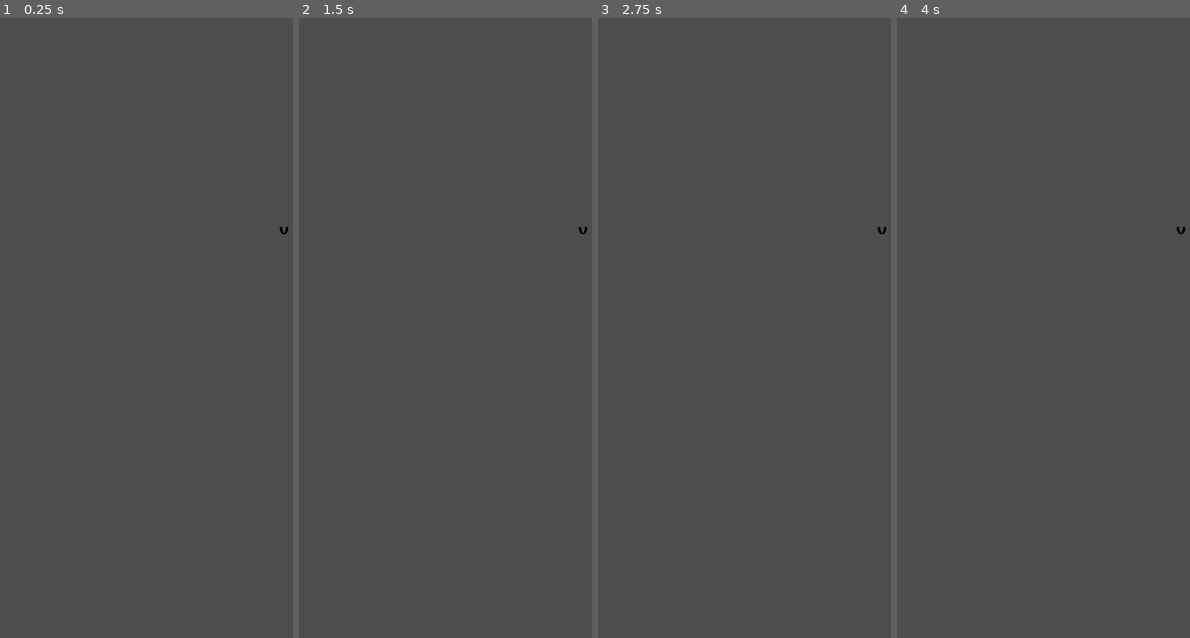
Above: before the commit, frames 1-4 (left to right).
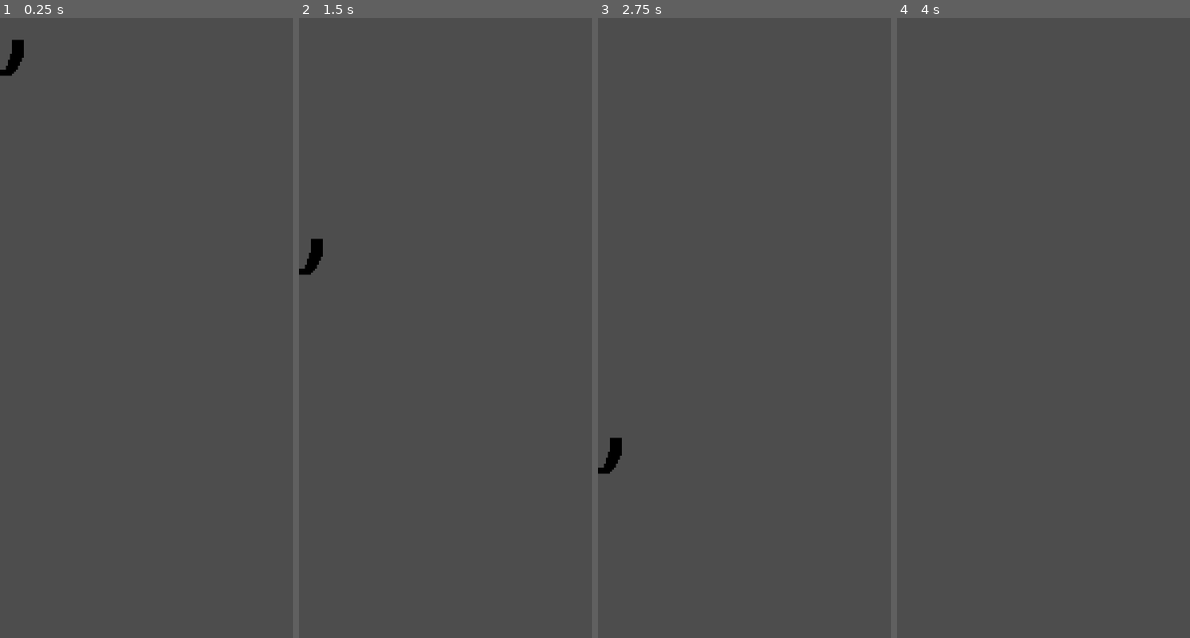
Above: after the commit, the same moments.

Repository: Everkade/Bardlite
Game: Godot game, scene res://arrows/down_arrow.tscn
Two runs of this game, one before a commit and one after it. Both use one fixed random seed, a clock stepped at 60 frames per second and the inputs below. This scene is started directly instead of the project's main scene.
Inputs:
- Up to frame 1 (0.25 s): no input
- Up to frame 2 (1.5 s): hold Right (ui_right) 0.53-1.28 s; hold Down (ui_down) from 1.28 s (still down)
- Up to frame 3 (2.75 s): release Down (ui_down) at 2.03 s; hold Right (ui_right) from 2.03 s (still down)
- Up to frame 4 (4 s): release Right (ui_right) at 2.78 s; hold Up (ui_up) 2.78-3.53 s; hold Left (ui_left) from 3.53 s (still down)

The runs differ from the first frame. In frame 1, 0.3% of the frame differs, in the area x 0-99%, y 3-35%; in frame 2, 0.3%; in frame 3, 0.3%; in frame 4, less than 0.1%.

Commit message:
basic rhythm game

Diff:
--- /dev/null
+++ b/arrows/arrow_move.gd
@@ -0,0 +1,6 @@
+extends Node2D
+
+func _physics_process(delta):
+	position += Vector2(0, 1) * 400 * delta
+	if position.y >= 1500:
+		queue_free()
--- a/arrows/down_arrow.gd
+++ /dev/null
@@ -1,5 +0,0 @@
-extends Sprite2D
-
-
-func _physics_process(delta):
-	position += Vector2(0, 1) * 200 * delta
--- a/arrows/down_arrow.tscn
+++ b/arrows/down_arrow.tscn
@@ -1,9 +1,20 @@
-[gd_scene load_steps=2 format=3 uid="uid://5pjh3xkqawaw"]
+[gd_scene load_steps=4 format=3 uid="uid://lo4j6a3tll6a"]
 
-[ext_resource type="Texture2D" uid="uid://bqhixksklwb1d" path="res://art/font24x30.png" id="1_734rd"]
+[ext_resource type="Texture2D" uid="uid://bqhixksklwb1d" path="res://shit_art/font24x30.png" id="1_734rd"]
+[ext_resource type="Script" path="res://arrows/arrow_move.gd" id="1_p4w7v"]
 
-[node name="Down Arrow" type="Sprite2D"]
-position = Vector2(712, 534)
+[sub_resource type="CircleShape2D" id="CircleShape2D_s6jsw"]
+
+[node name="Down Arrow" type="Node2D"]
+script = ExtResource("1_p4w7v")
+
+[node name="down" type="Area2D" parent="."]
+
+[node name="CollisionShape2D" type="CollisionShape2D" parent="down"]
+shape = SubResource("CircleShape2D_s6jsw")
+
+[node name="Sprite2D" type="Sprite2D" parent="."]
+scale = Vector2(5, 5)
 texture = ExtResource("1_734rd")
 hframes = 15
 vframes = 8
--- /dev/null
+++ b/arrows/feedback_bar.gd
@@ -0,0 +1,4 @@
+extends Area2D
+
+func _on_area_shape_entered(area_rid, area, area_shape_index, local_shape_index):
+	print_debug(area)
--- /dev/null
+++ b/arrows/fret_board.tscn
@@ -0,0 +1,24 @@
+[gd_scene load_steps=4 format=3 uid="uid://dpg467cltgwvf"]
+
+[ext_resource type="Script" path="res://arrows/fret_board_area.gd" id="1_1ljyb"]
+
+[sub_resource type="RectangleShape2D" id="RectangleShape2D_h3x2w"]
+
+[sub_resource type="CanvasTexture" id="CanvasTexture_wmpb7"]
+
+[node name="fret_board" type="Node2D"]
+position = Vector2(931, 903)
+
+[node name="fret_board_area" type="Area2D" parent="."]
+scale = Vector2(69, 1)
+script = ExtResource("1_1ljyb")
+
+[node name="CollisionShape2D" type="CollisionShape2D" parent="fret_board_area"]
+shape = SubResource("RectangleShape2D_h3x2w")
+
+[node name="Sprite2D" type="Sprite2D" parent="fret_board_area"]
+scale = Vector2(20, 20)
+texture = SubResource("CanvasTexture_wmpb7")
+
+[connection signal="area_entered" from="fret_board_area" to="fret_board_area" method="_on_area_entered"]
+[connection signal="body_shape_entered" from="fret_board_area" to="fret_board_area" method="_on_body_shape_entered"]
--- /dev/null
+++ b/arrows/fret_board_area.gd
@@ -0,0 +1,15 @@
+extends Area2D
+
+func keyChecker(areaName):
+	if Input.is_action_pressed("ui_right") && areaName == 'right':
+		print_debug("right")
+	if Input.is_action_pressed("ui_left") && areaName == 'left':
+		print_debug("left")
+	if Input.is_action_pressed("ui_down") && areaName == 'down':
+		print_debug("down")
+	if Input.is_action_pressed("ui_up") && areaName == 'up':
+		print_debug("up")
+
+
+func _on_area_entered(area):
+	keyChecker(area.name)
--- a/arrows/left_arrow.gd
+++ /dev/null
@@ -1,4 +0,0 @@
-extends Sprite2D
-
-func _physics_process(delta):
-	position += Vector2(0, 1) * 200 * delta
--- a/arrows/left_arrow.tscn
+++ b/arrows/left_arrow.tscn
@@ -1,9 +1,20 @@
-[gd_scene load_steps=2 format=3 uid="uid://u4bvrf2iyeub"]
+[gd_scene load_steps=4 format=3 uid="uid://c5mpcl0orm0d2"]
 
-[ext_resource type="Texture2D" uid="uid://bqhixksklwb1d" path="res://art/font24x30.png" id="1_vrxth"]
+[ext_resource type="Script" path="res://arrows/arrow_move.gd" id="1_2w8iy"]
+[ext_resource type="Texture2D" uid="uid://bqhixksklwb1d" path="res://shit_art/font24x30.png" id="1_vrxth"]
 
-[node name="Left Arrow" type="Sprite2D"]
-position = Vector2(712, 534)
+[sub_resource type="CircleShape2D" id="CircleShape2D_wj5ep"]
+
+[node name="Left Arrow" type="Node2D"]
+script = ExtResource("1_2w8iy")
+
+[node name="left" type="Area2D" parent="."]
+
+[node name="CollisionShape2D" type="CollisionShape2D" parent="left"]
+shape = SubResource("CircleShape2D_wj5ep")
+
+[node name="Sprite2D" type="Sprite2D" parent="."]
+scale = Vector2(5, 5)
 texture = ExtResource("1_vrxth")
 hframes = 15
 vframes = 8
--- a/arrows/rhythm_game.gd
+++ /dev/null
@@ -1,13 +0,0 @@
-extends Node2D
-
-@onready var left = preload("res://arrows/left_arrow.tscn")
-@onready var right = preload("res://arrows/right_arrow.tscn")
-@onready var down = preload("res://arrows/down_arrow.tscn")
-@onready var up = preload("res://arrows/up_arrow.tscn")
-
-
-
-func _on_timer_timeout():
-	var arrow = left.instantiate()
-	arrow.position = Vector2(900, 200)
-	add_child(arrow)
--- a/arrows/rhythm_game.tscn
+++ /dev/null
@@ -1,39 +0,0 @@
-[gd_scene load_steps=10 format=3 uid="uid://buxv1p80t7228"]
-
-[ext_resource type="Script" path="res://Arrows/rhythm_game.gd" id="1_sfesn"]
-[ext_resource type="PackedScene" uid="uid://5pjh3xkqawaw" path="res://arrows/down_arrow.tscn" id="1_tyjyy"]
-[ext_resource type="Script" path="res://arrows/down_arrow.gd" id="2_a7cfj"]
-[ext_resource type="PackedScene" uid="uid://u4bvrf2iyeub" path="res://arrows/left_arrow.tscn" id="2_frm4f"]
-[ext_resource type="PackedScene" uid="uid://dnshoyifhjuvu" path="res://arrows/right_arrow.tscn" id="3_xvvqx"]
-[ext_resource type="Script" path="res://arrows/left_arrow.gd" id="4_51pc7"]
-[ext_resource type="PackedScene" uid="uid://dip2aqxxjnd00" path="res://arrows/up_arrow.tscn" id="4_u18du"]
-[ext_resource type="Script" path="res://arrows/right_arrow.gd" id="6_2151d"]
-[ext_resource type="Script" path="res://arrows/up_arrow.gd" id="8_h361b"]
-
-[node name="rhythm_game" type="Node2D"]
-script = ExtResource("1_sfesn")
-
-[node name="Down Arrow" parent="." instance=ExtResource("1_tyjyy")]
-position = Vector2(1100, 200)
-scale = Vector2(3, 3)
-script = ExtResource("2_a7cfj")
-
-[node name="Left Arrow" parent="." instance=ExtResource("2_frm4f")]
-position = Vector2(900, 200)
-scale = Vector2(3, 3)
-script = ExtResource("4_51pc7")
-
-[node name="Right Arrow" parent="." instance=ExtResource("3_xvvqx")]
-position = Vector2(700, 200)
-scale = Vector2(3, 3)
-script = ExtResource("6_2151d")
-
-[node name="Up Arrow" parent="." instance=ExtResource("4_u18du")]
-position = Vector2(500, 200)
-scale = Vector2(3, 3)
-script = ExtResource("8_h361b")
-
-[node name="Timer" type="Timer" parent="."]
-autostart = true
-
-[connection signal="timeout" from="Timer" to="." method="_on_timer_timeout"]
--- /dev/null
+++ b/arrows/rhytm_manager.gd
@@ -0,0 +1,21 @@
+extends Node2D
+
+@onready var left_arrow = preload("res://arrows/left_arrow.tscn")
+@onready var down_arrow = preload("res://arrows/down_arrow.tscn")
+@onready var right_arrow = preload("res://arrows/right_arrow.tscn")
+@onready var up_arrow = preload("res://arrows/up_arrow.tscn")
+
+@onready var arrows = [left_arrow, down_arrow, right_arrow, up_arrow]
+
+func _on_timer_timeout():
+	var ran_arrow = arrows[randi_range(0, 3)]
+	var arrow = ran_arrow.instantiate()
+	if ran_arrow == left_arrow:
+		arrow.position = Vector2(500, 200)
+	elif ran_arrow == right_arrow:
+		arrow.position = Vector2(700, 200)
+	elif ran_arrow == down_arrow:
+		arrow.position = Vector2(900, 200)
+	elif ran_arrow == up_arrow:
+		arrow.position = Vector2(1100, 200)
+	add_child(arrow)
--- /dev/null
+++ b/arrows/rhytm_manager.tscn
@@ -0,0 +1,15 @@
+[gd_scene load_steps=3 format=3 uid="uid://r3s4dtpg8rr3"]
+
+[ext_resource type="Script" path="res://arrows/rhytm_manager.gd" id="1_kkaci"]
+[ext_resource type="PackedScene" uid="uid://dpg467cltgwvf" path="res://arrows/fret_board.tscn" id="2_uj6t4"]
+
+[node name="rhytm_manager" type="Node2D"]
+script = ExtResource("1_kkaci")
+
+[node name="Timer" type="Timer" parent="."]
+autostart = true
+
+[node name="fret_board" parent="." instance=ExtResource("2_uj6t4")]
+position = Vector2(931, 1285)
+
+[connection signal="timeout" from="Timer" to="." method="_on_timer_timeout"]
--- a/arrows/right_arrow.gd
+++ /dev/null
@@ -1,5 +0,0 @@
-extends Sprite2D
-
-
-func _physics_process(delta):
-	position += Vector2(0, 1) * 200 * delta
--- a/arrows/right_arrow.tscn
+++ b/arrows/right_arrow.tscn
@@ -1,9 +1,20 @@
-[gd_scene load_steps=2 format=3 uid="uid://dnshoyifhjuvu"]
+[gd_scene load_steps=4 format=3 uid="uid://cgee8uujnwc8a"]
 
-[ext_resource type="Texture2D" uid="uid://bqhixksklwb1d" path="res://art/font24x30.png" id="1_5jgt4"]
+[ext_resource type="Texture2D" uid="uid://bqhixksklwb1d" path="res://shit_art/font24x30.png" id="1_5jgt4"]
+[ext_resource type="Script" path="res://arrows/arrow_move.gd" id="1_iy6o5"]
 
-[node name="Right Arrow" type="Sprite2D"]
-position = Vector2(712, 534)
+[sub_resource type="CircleShape2D" id="CircleShape2D_h7dmt"]
+
+[node name="Right Arrow" type="Node2D"]
+script = ExtResource("1_iy6o5")
+
+[node name="right" type="Area2D" parent="."]
+
+[node name="CollisionShape2D" type="CollisionShape2D" parent="right"]
+shape = SubResource("CircleShape2D_h7dmt")
+
+[node name="Sprite2D" type="Sprite2D" parent="."]
+scale = Vector2(5, 5)
 texture = ExtResource("1_5jgt4")
 hframes = 15
 vframes = 8
--- a/arrows/up_arrow.gd
+++ /dev/null
@@ -1,5 +0,0 @@
-extends Sprite2D
-
-
-func _physics_process(delta):
-	position += Vector2(0, 1) * 200 * delta
--- a/arrows/up_arrow.tscn
+++ b/arrows/up_arrow.tscn
@@ -1,9 +1,20 @@
-[gd_scene load_steps=2 format=3 uid="uid://dip2aqxxjnd00"]
+[gd_scene load_steps=4 format=3 uid="uid://d2uwh011uahop"]
 
-[ext_resource type="Texture2D" uid="uid://bqhixksklwb1d" path="res://art/font24x30.png" id="1_cdeov"]
+[ext_resource type="Texture2D" uid="uid://bqhixksklwb1d" path="res://shit_art/font24x30.png" id="1_cdeov"]
+[ext_resource type="Script" path="res://arrows/arrow_move.gd" id="1_upyvs"]
 
-[node name="Up Arrow" type="Sprite2D"]
-position = Vector2(712, 534)
+[sub_resource type="CircleShape2D" id="CircleShape2D_ffg22"]
+
+[node name="Up Arrow" type="Node2D"]
+script = ExtResource("1_upyvs")
+
+[node name="up" type="Area2D" parent="."]
+
+[node name="CollisionShape2D" type="CollisionShape2D" parent="up"]
+shape = SubResource("CircleShape2D_ffg22")
+
+[node name="Sprite2D" type="Sprite2D" parent="."]
+scale = Vector2(5, 5)
 texture = ExtResource("1_cdeov")
 hframes = 15
 vframes = 8
